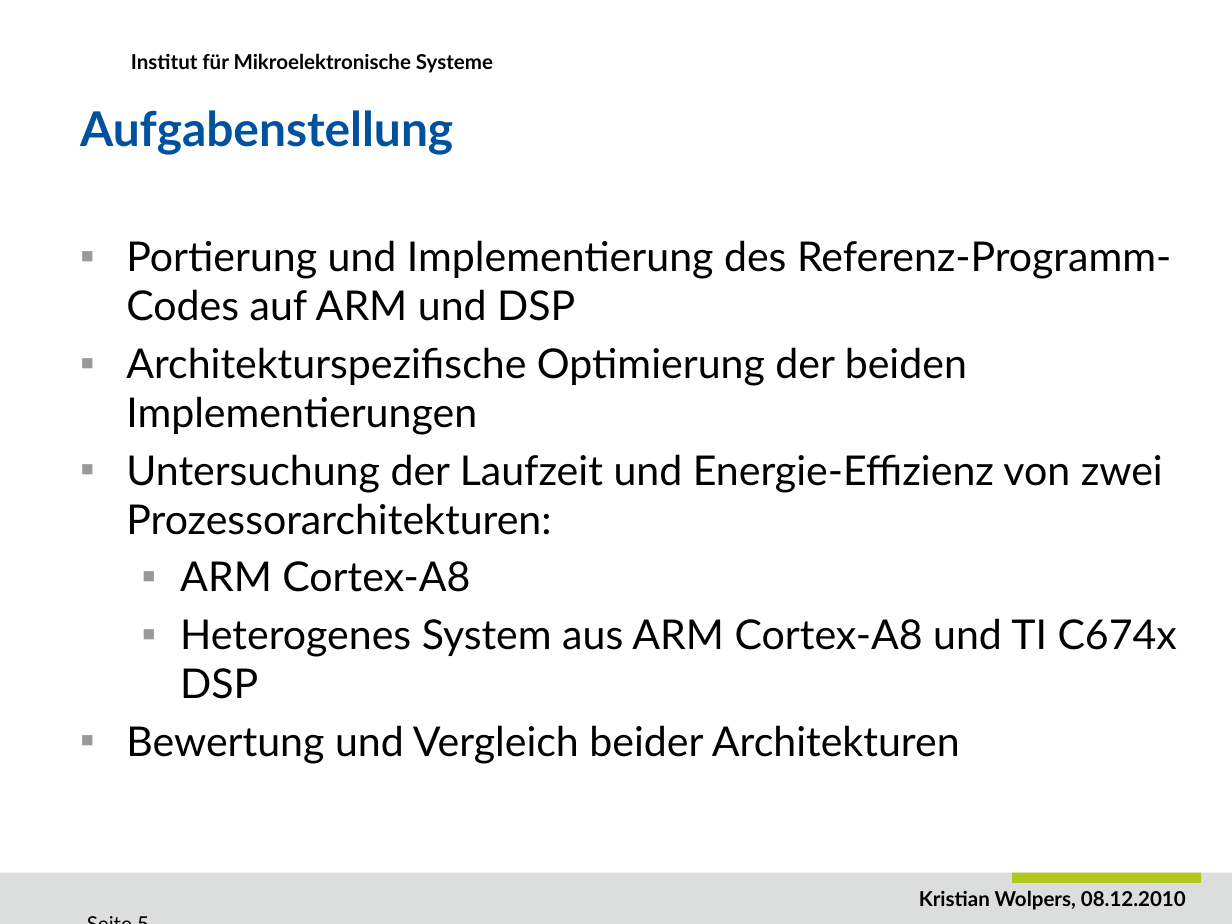
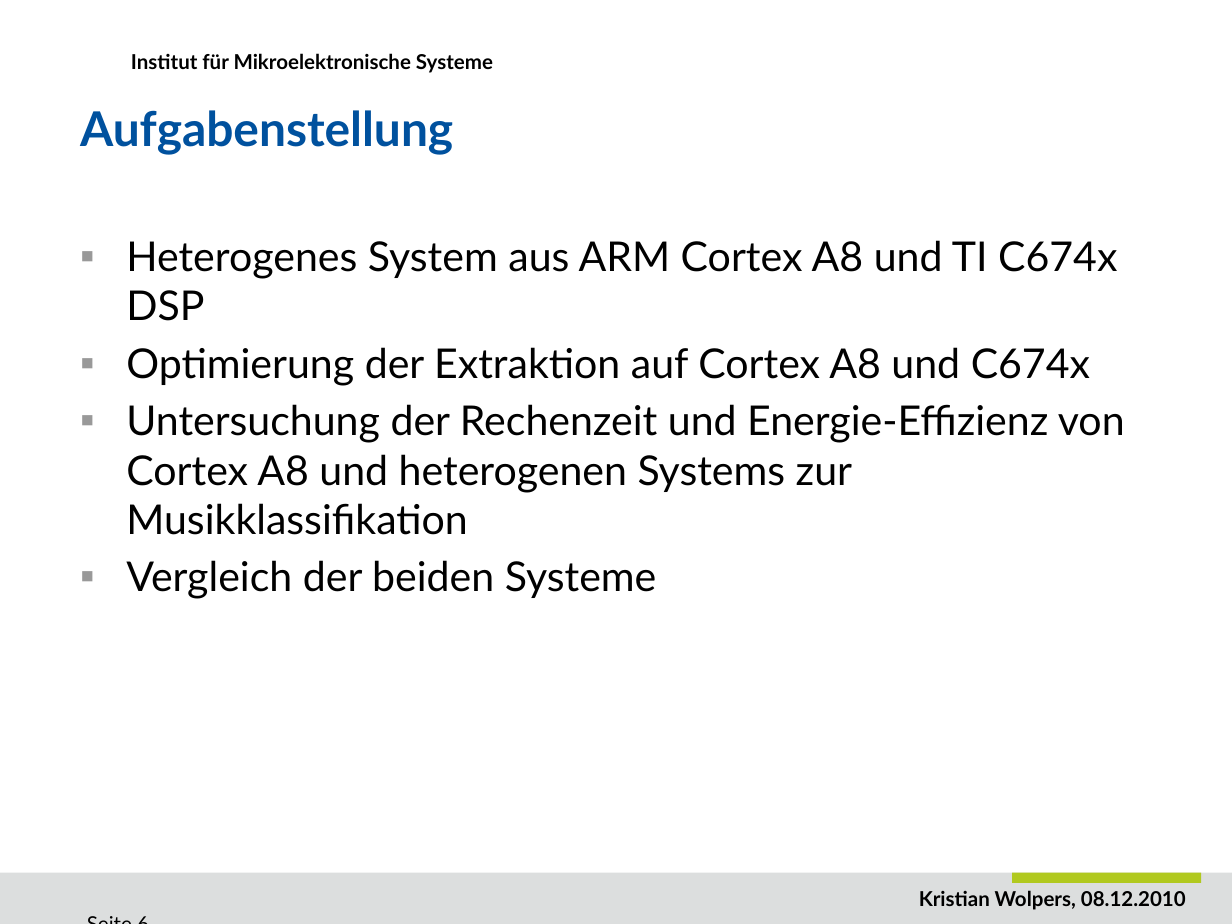
Before and after one commit to DuncanSin/Masterarbeit, a slide deck: slide 6 of Speech/Präsentation1.pptx (slide 5 before the commit). Drawn at 1232x924 pixels with LibreOffice and Linux fonts; fonts in the diff are those of the drawing; background and template pictures are left out. Boxes give left, top, right and bottom in pixels: in the first picture for what was removed or moved away, otherwise in the second. Text is boxed around its words. In the diff, an @@ line names an element or a change of style, - is before the commit and + after.

Commit message:
Präsentation Update

```diff
--- a/Speech/Präsentation1.pptx
+++ b/Speech/Präsentation1.pptx
@@ text at box(126, 240, 1125, 599): text changed @@
-▪ Portierung und Implementierung des Referenz-Programm-Codes auf ARM und DSP
-▪ Architekturspezifische Optimierung der beiden Implementierungen
-▪ Untersuchung der Laufzeit und Energie-Effizienz von zwei Prozessorarchitekturen:
-  ▪ ARM Cortex-A8
-  ▪ Heterogenes System aus ARM Cortex-A8 und TI C674x DSP
-▪ Bewertung und Vergleich beider Architekturen
+▪ Heterogenes System aus ARM Cortex A8 und TI C674x DSP
+▪ Optimierung der Extraktion auf Cortex A8 und C674x
+▪ Untersuchung der Rechenzeit und Energie-Effizienz von Cortex A8 und heterogenen Systems zur Musikklassifikation
+▪ Vergleich der beiden Systeme
```
Also in this commit, not shown: 6 other slides changed, 6 slides added, 4 slides removed.
